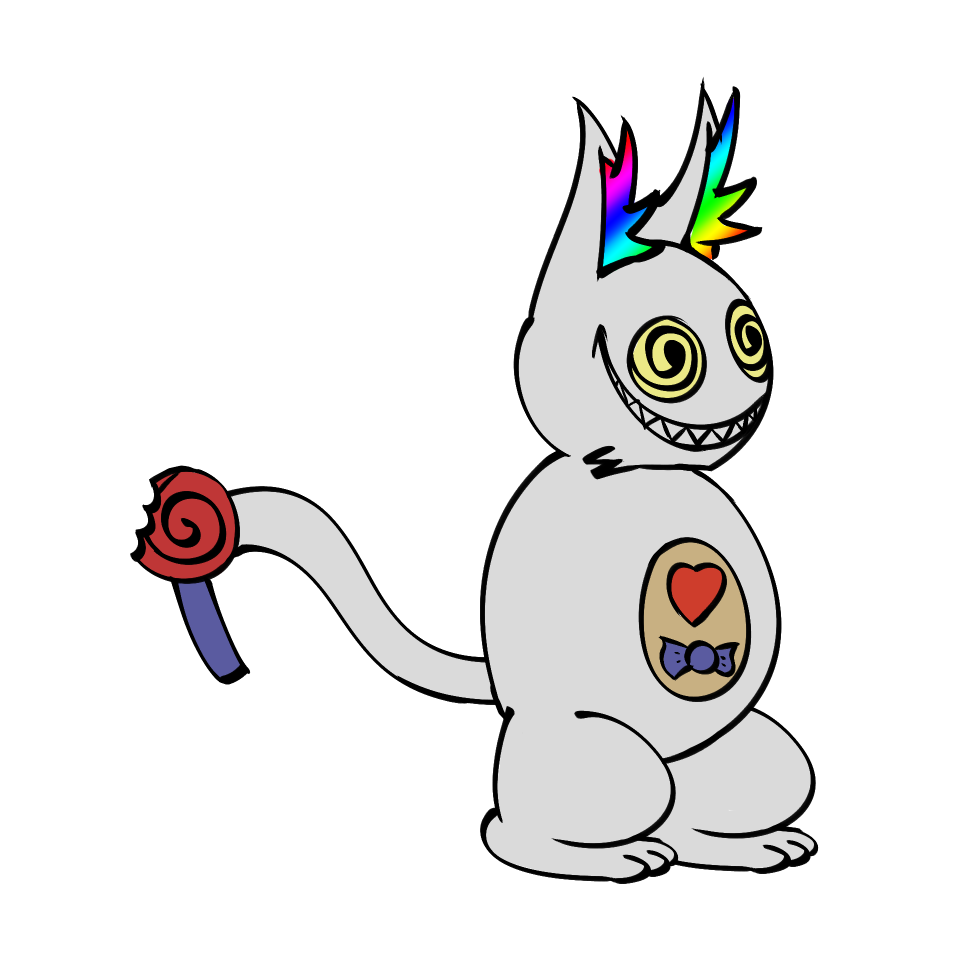
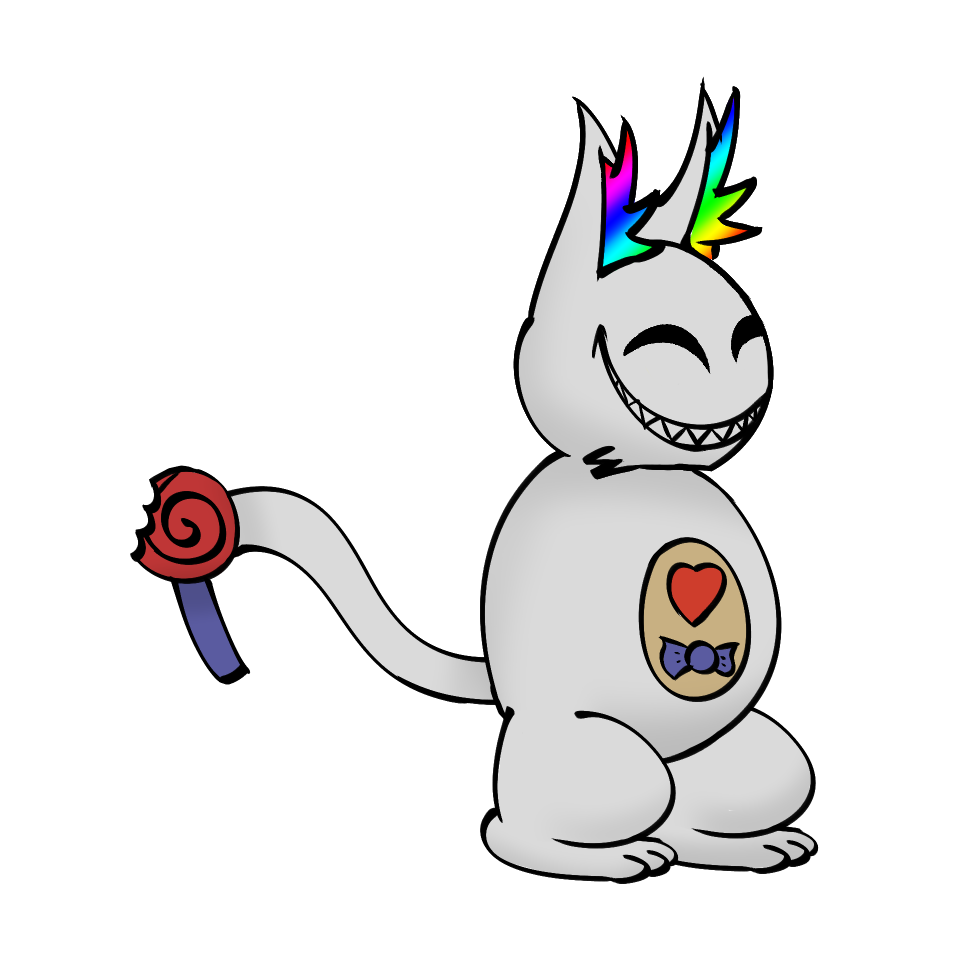
Layered file, before and after one edit (960×960). Changes by layer:
removed layer "Folder 1 Copy" from group "Twin A" over [513, 76, 774, 480]
removed layer "Folder 3 Copy" from group "Twin A" over [492, 706, 676, 849]
removed layer "Folder 4 Copy" from group "Twin A" over [486, 807, 679, 882]
removed layer "Folder 2 Copy" from group "Twin A" over [480, 437, 772, 759]
removed layer "Folder 5 Copy" from group "Twin A" over [632, 700, 811, 839]
removed layer "Folder 6 Copy" from group "Twin A" over [620, 797, 814, 874]
added layer "Layer 1" in group "Twin A" over [513, 76, 774, 480]
added layer "Layer 1 Copy" in group "Twin A" over [513, 76, 774, 480]
added layer "Layer 3" in group "Twin A" over [492, 706, 676, 849]
added layer "Layer 3 Copy" in group "Twin A" over [486, 807, 679, 882]
added layer "Layer 2" in group "Twin A" over [480, 437, 772, 759]
added layer "Layer 3 Copy 2" in group "Twin A" over [632, 700, 811, 839]
added layer "Layer 3 Copy 3" in group "Twin A" over [620, 797, 814, 874]
renamed "Folder 7 Copy" to "Layer 3 Copy 4", painted on it over [145, 465, 572, 706]
